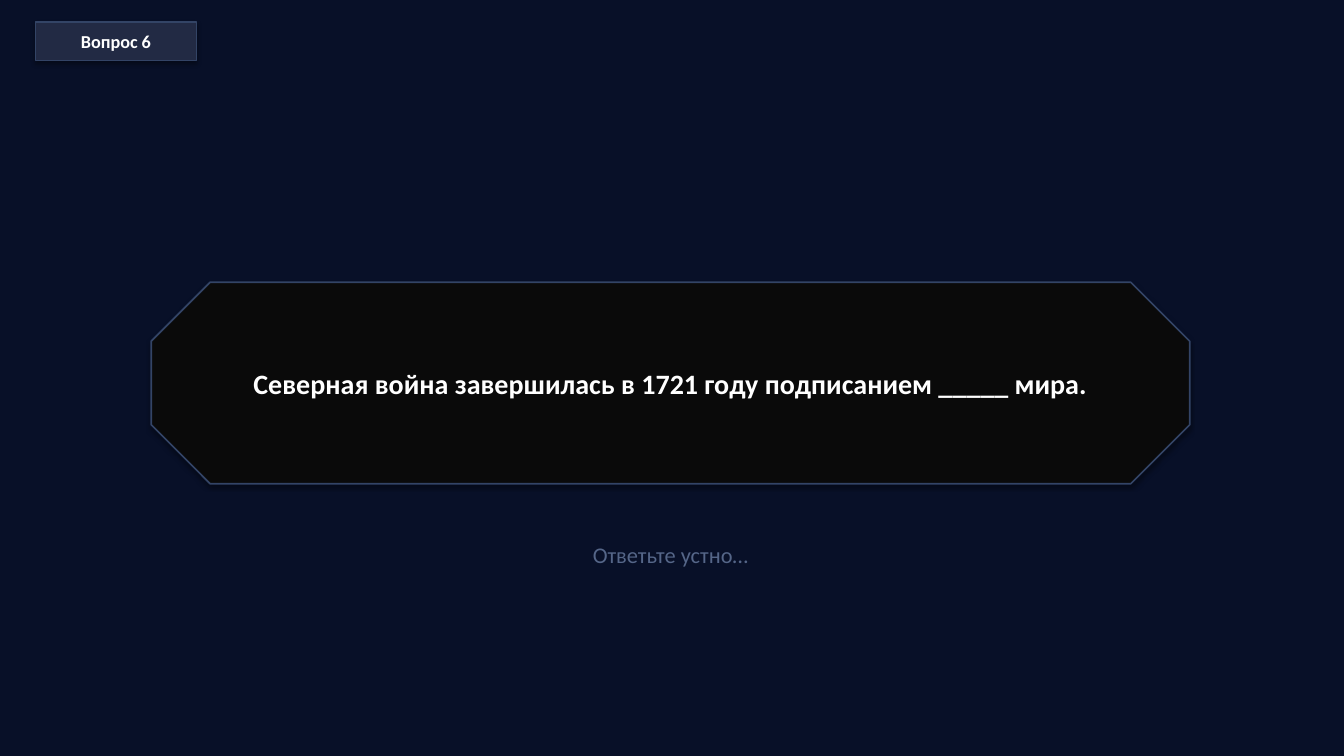
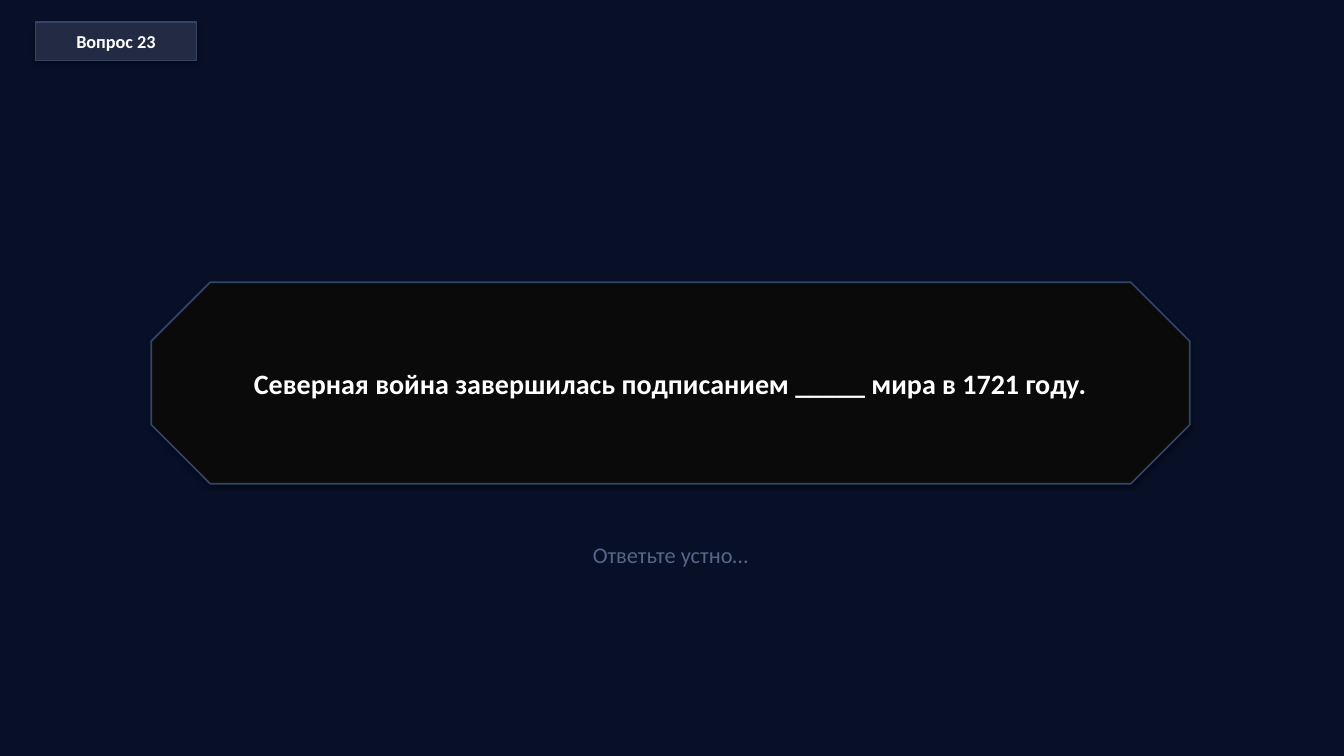
Before and after one commit to bk-ru/quizcraft, a slide deck: slide 45 of mockups/compact-workspace/data/demo-export.pptx (slide 11 before the commit). Drawn at 1344x756 pixels with LibreOffice and Linux fonts; fonts in the diff are those of the drawing. Boxes give left, top, right and bottom in pixels: in the first picture for what was removed or moved away, otherwise in the second. Text is boxed around its words. In the diff, an @@ line names an element or a change of style, - is before the commit and + after.

```diff
--- a/mockups/compact-workspace/data/demo-export.pptx
+++ b/mockups/compact-workspace/data/demo-export.pptx
@@ text in rectangle at (76,36,155,51): text changed @@
-Вопрос 6
+Вопрос 23
@@ text in octagon at (254,375,1087,399): text changed @@
-Северная война завершилась в 1721 году подписанием _____ мира.
+Северная война завершилась подписанием _____ мира в 1721 году.
```
Also in this commit, not shown: 13 other slides changed, 86 slides added, 6 slides removed, 2 other files.
